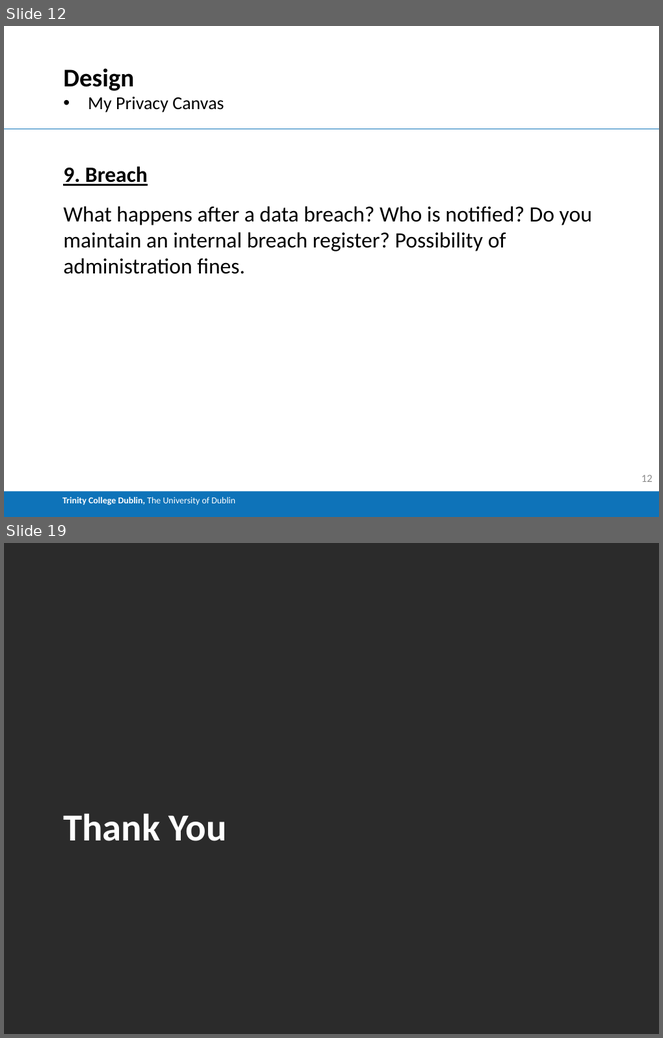
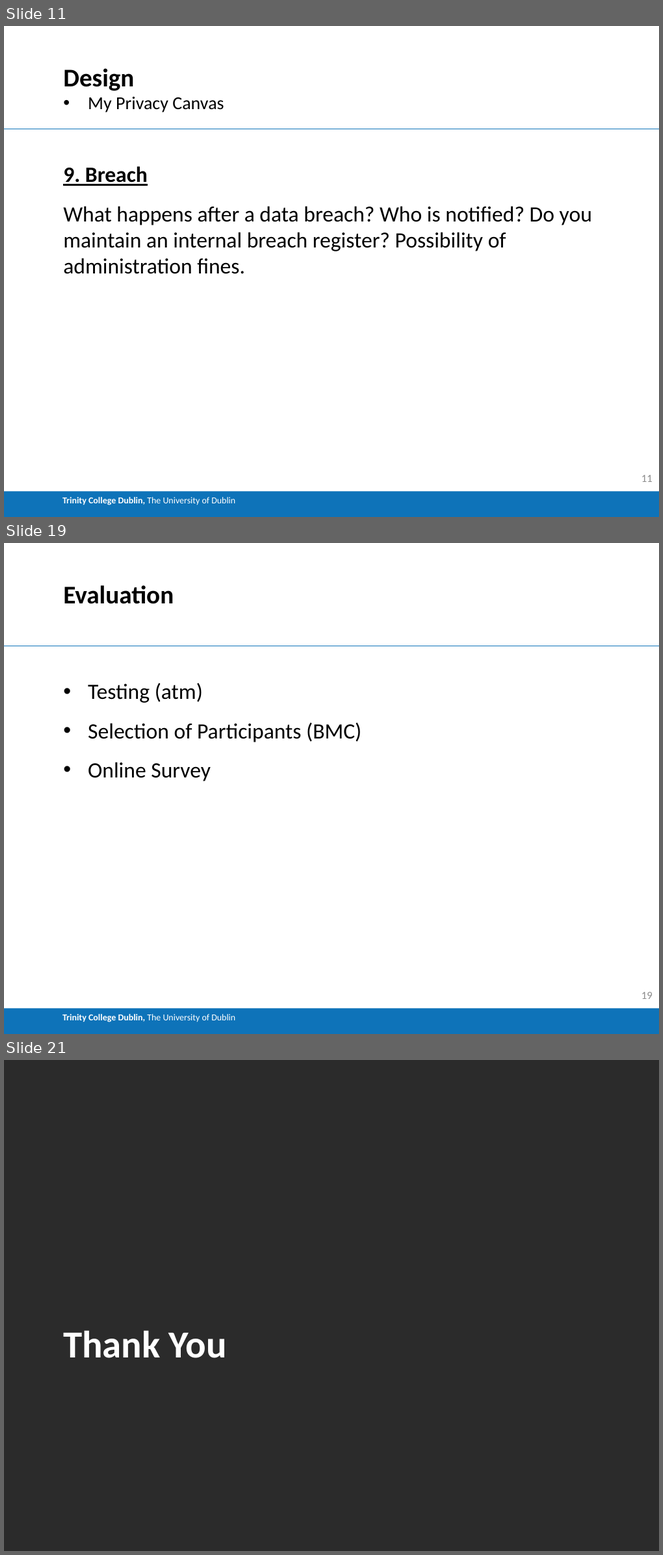
Before and after one commit to Buckley258/FYP, a slide deck: FYP_Demo.pptx. Shown one above the other, each under a label of ours: slides 12 and 19 before the commit, slides 11, 19 and 21 after it; the slides between them are not shown. The pictures are 663x1038 and 663x1555 pixels, drawn with LibreOffice and Linux fonts; fonts in the diff are those of the drawing; background and template pictures are left out; a plain dark background stands for a picture behind light text. Boxes give left, top, right and bottom in pixels: in the first picture for what was removed or moved away, otherwise in the second. Text is boxed around its words. In the diff, an @@ line names an element or a change of style, - is before the commit and + after.

Commit message:
added testing files and demo

```diff
--- a/FYP_Demo.pptx
+++ b/FYP_Demo.pptx
@@ slide 19 added at bbox=[4, 543, 659, 1034], background #FFFFFF; not listed: 2 template elements that a slide beside it also shows @@
@@ title added at bbox=[63, 585, 174, 604], 28 pt, text #000000, bold @@
+Evaluation
@@ text added at bbox=[88, 683, 362, 782], 24 pt, text #000000 @@
+• Testing (atm)
+• Selection of Participants (BMC)
+• Online Survey
@@ page number added at bbox=[642, 992, 653, 999], 12 pt, text #8C8C8C @@
+19
@@ what was slide 12 is now slide 11 @@
@@ page number at bbox=[642, 475, 653, 482]: text changed @@
-12
+11
@@ what was slide 19 is now slide 21 @@
```
Also in this commit, not shown: 5 slides changed, 5 other slides added, 6 slides removed, 10 other files.
